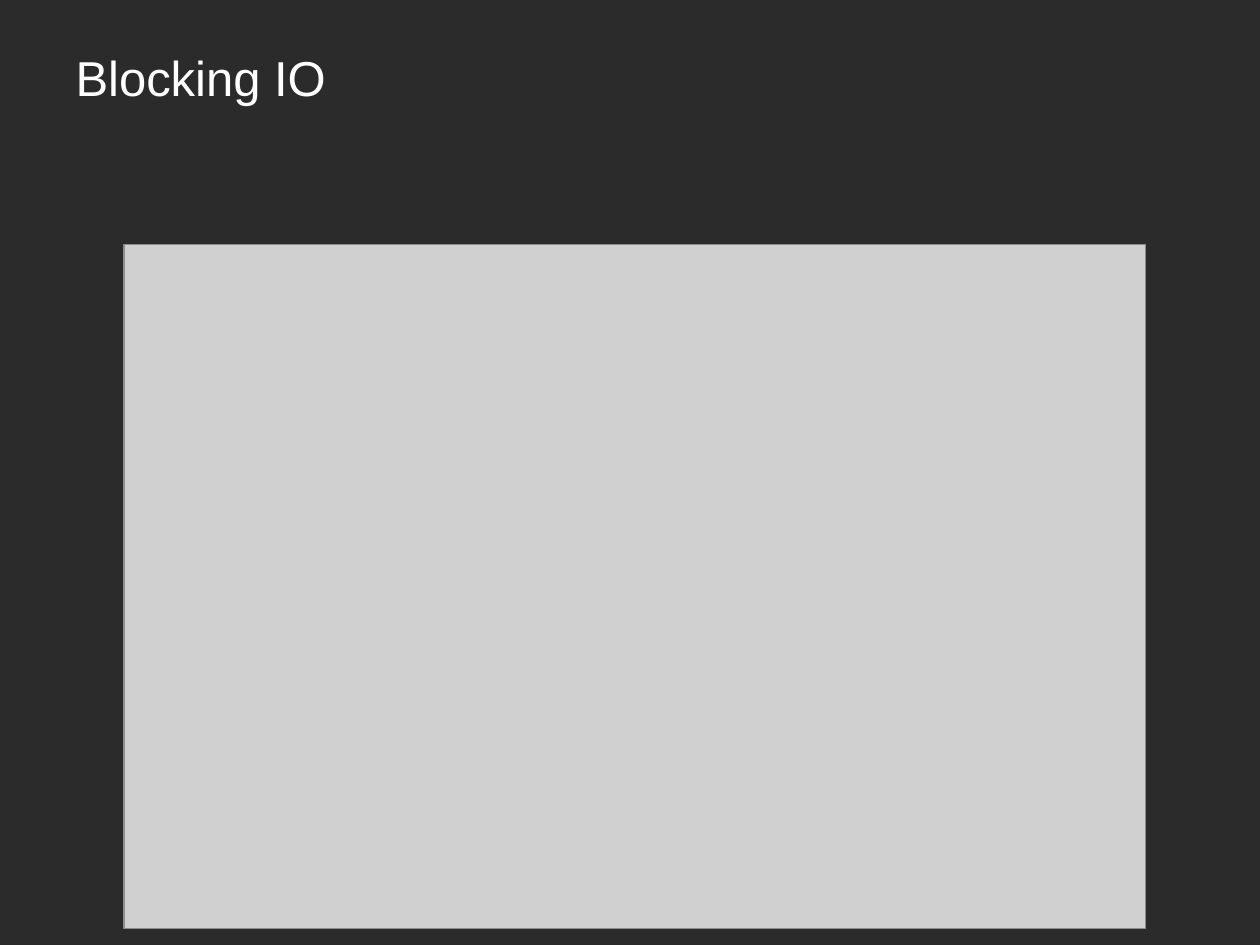
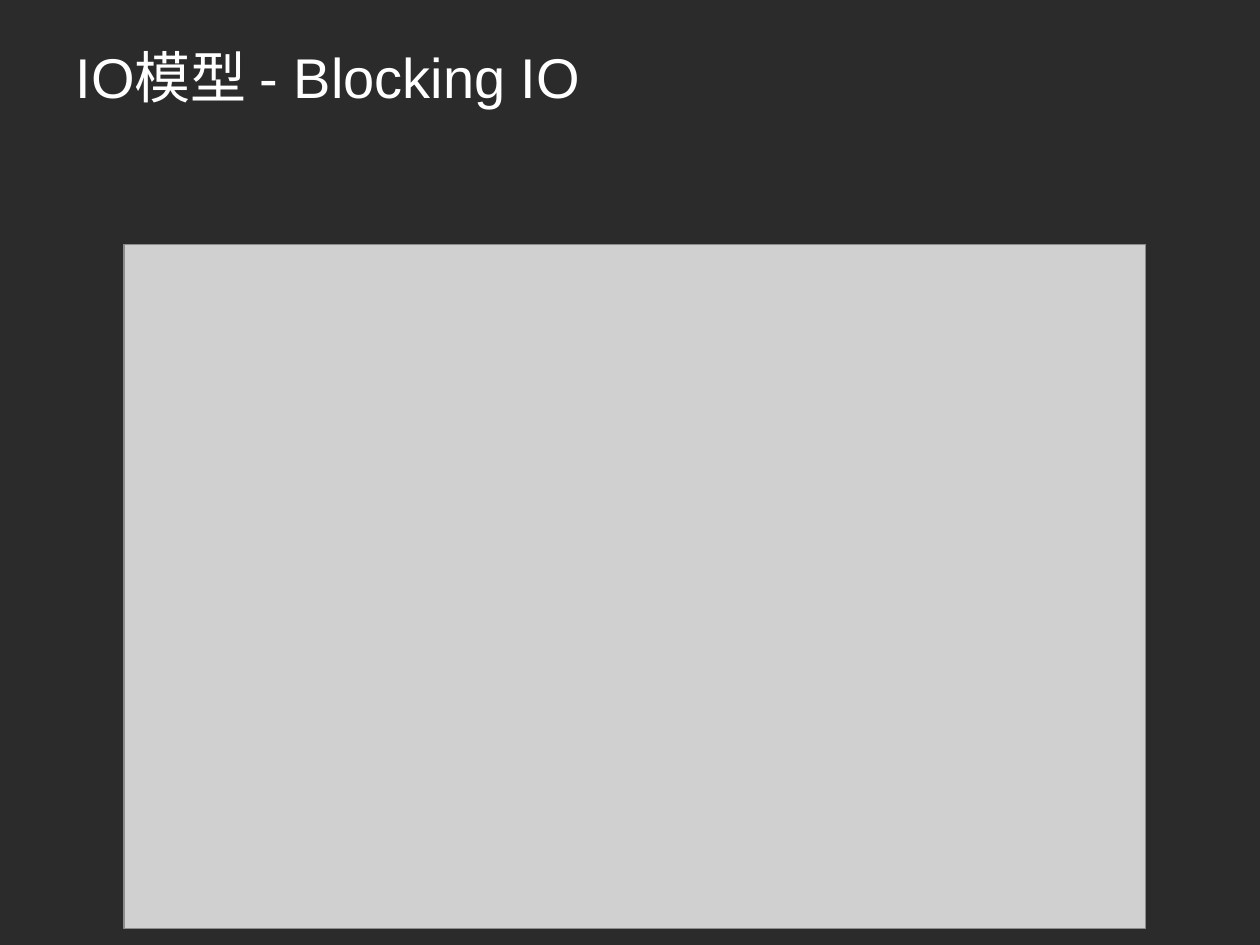
Before and after one commit to yilong7797/01-document, a slide deck: slide 7 of 05-netty/netty.pptx (slide 5 before the commit). Drawn at 1260x945 pixels with LibreOffice and Linux fonts; fonts in the diff are those of the drawing; grey boxes stand for pictures; background and template pictures are left out; a plain dark background stands for a picture behind light text. Boxes give left, top, right and bottom in pixels: in the first picture for what was removed or moved away, otherwise in the second. Text is boxed around its words. In the diff, an @@ line names an element or a change of style, - is before the commit and + after.

```diff
--- a/05-netty/netty.pptx
+++ b/05-netty/netty.pptx
@@ title at (76,54,580,109): text changed; size 28 to 32 pt @@
-Blocking IO
+IO模型 - Blocking IO
```
Also in this commit, not shown: 14 other slides changed, 21 slides added, 18 slides removed, 1 other file.
